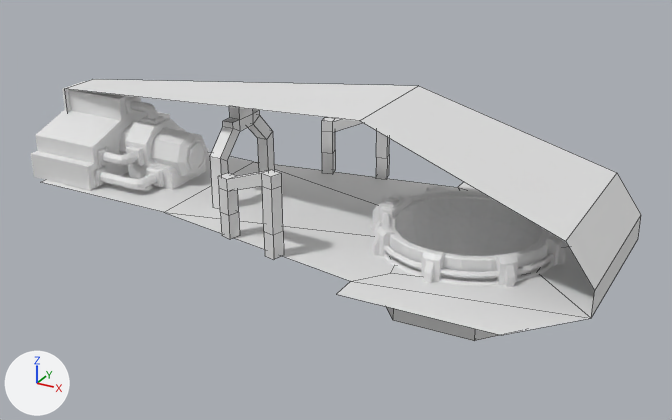
Renders of the Blender file AssetProjects/ChronoGreaser.blend from each side of a commit.
Before and after are seen from a 50 mm camera at (18.2, -30.8, 15.5) aimed at (1.3, 0.0, 0.1). Lighting does not change. The marker at lower left points along +X, +Y and +Z. Mesh edges are drawn as thin lines on the coarser meshes.

The first picture shows 'Door_Engine', 'Door_Sensors', 'Door_Shields', 'Engine', 'StarMap', 'Surface'.
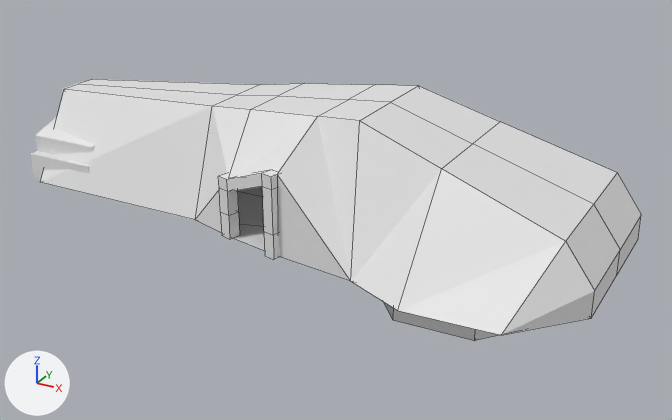
Changed parts and their boxes (x1, y1, x2, y2) in the pictures (672 x 420 px; the box of a moved part takes in the faces that stretch with it):
'Surface.002', added
    after: (40, 84, 620, 341)
'Surface', reshaped, rescaled
    before: (42, 79, 641, 341)
    after: (80, 79, 641, 274)
part 1 of me_plane_004, moved or reshaped
    before: (42, 79, 633, 335)
    after: (80, 79, 633, 274)
'StarMap', unchanged, covered by the edit
    before: (370, 185, 566, 287)
'Engine', unchanged, covered by the edit
    before: (31, 81, 209, 190)
    after: (31, 81, 95, 178)
'Door_Engine', unchanged, covered by the edit
    before: (210, 107, 274, 209)
'Door_Shields', unchanged, covered by the edit
    before: (322, 118, 390, 179)

What changed in the scene script:
```text
Change me_plane_004:
    used by ob_surface; location = (0.0, 0.0, 0.0); scale = (5.0, 5.0, 5.0)
    remove me_plane_004.from_pydata(...)  # 40 vertices, 27 faces; spans x -2.45..2.55, y -1.21..1.21, z -0.47..1.02
    add me_plane_004.from_pydata(...)  # 46 vertices, 33 faces; spans x -2.45..2.55, y -1.21..0.0, z -0.47..1.02
    me_plane_004 part 1
    14 vertices are removed from x -1.0..2.55, y -1.21..1.21, z -0.47..0.0
    20 faces are deleted
    8 vertices move from x -2.45..2.55, y 0.18..0.69, z -0.47..1.02 to x -2.45..2.55, y 0.0, z -0.47..1.02
    20 vertices are added at x -1.0..2.55, y -1.21..0.0, z -0.47..0.98
    26 new faces join them
Add me_plane_009:
    me_plane_009.from_pydata(...)  # 46 vertices, 33 faces; spans x -2.45..2.55, y -1.21..0.0, z -0.47..1.02
Change ob_surface:
    ob_surface.scale: (5.0, 5.0, 5.0) -> (5.0, -5.0, 5.0)
Add ob_surface_002:
    ob_surface_002 = bpy.data.objects.new('Surface.002', me_plane_009)
    ob_surface_002.location = (0.0, 0.0, 0.0)
    ob_surface_002.scale = (5.0, 5.0, 5.0)
```
